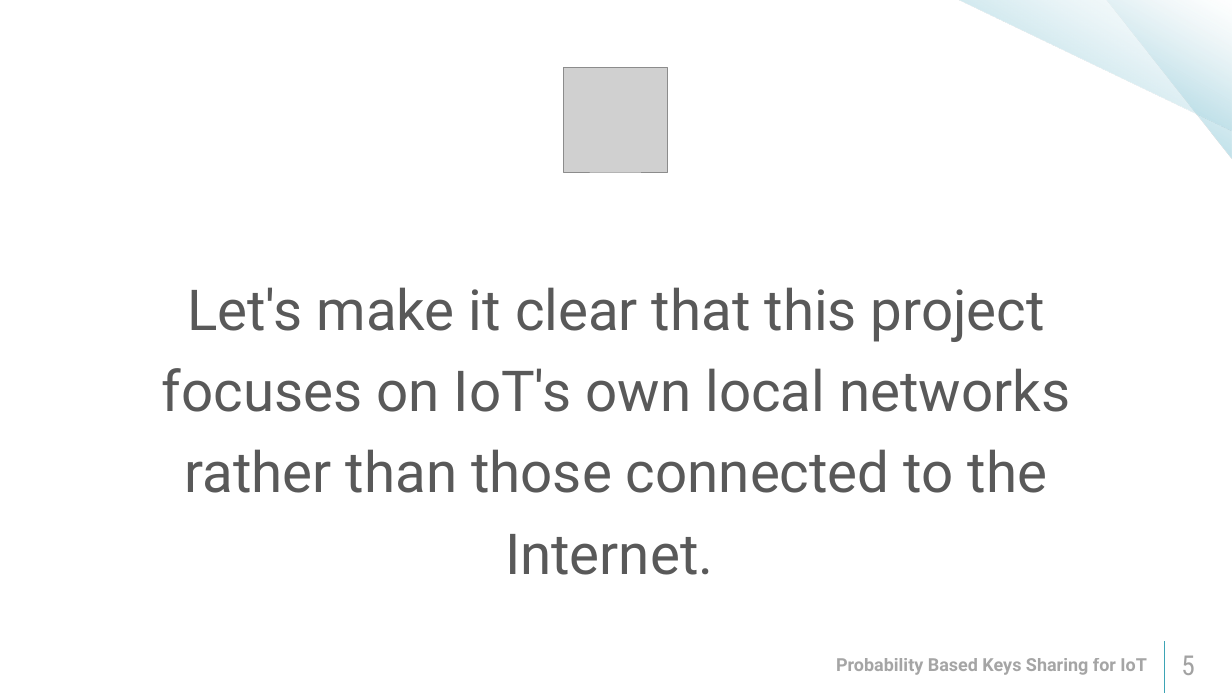
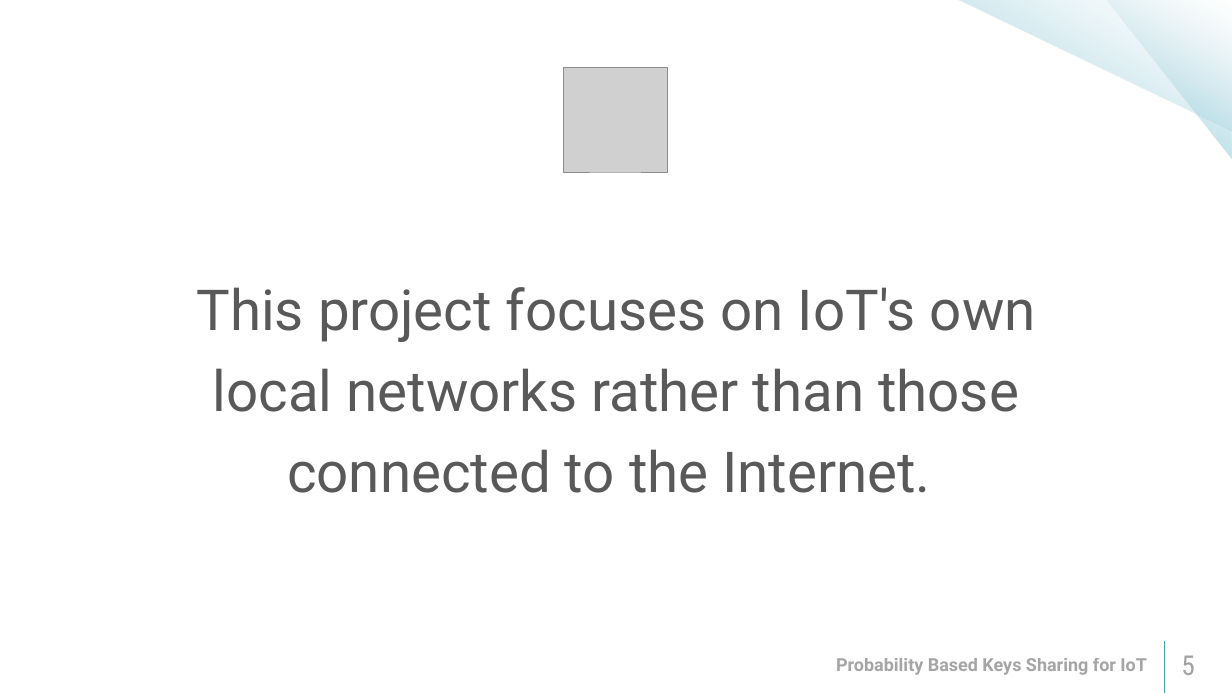
Before and after one commit to reutnagar/distributed-RSA-for-IoT, a slide deck: slide 5 of Docs/Submission/מצגת פרויקט גמר.pptx. Drawn at 1232x693 pixels with LibreOffice and Linux fonts; fonts in the diff are those of the drawing; grey boxes stand for pictures. Boxes give left, top, right and bottom in pixels: in the first picture for what was removed or moved away, otherwise in the second. Text is boxed around its words. In the diff, an @@ line names an element or a change of style, - is before the commit and + after.

```diff
--- a/Docs/Submission/מצגת פרויקט גמר.pptx
+++ b/Docs/Submission/מצגת פרויקט גמר.pptx
@@ text at [196,287,1036,493]: text changed @@
-Let's make it clear that this project focuses on IoT's own local networks rather than those connected to the Internet.
+This project focuses on IoT's own local networks rather than those connected to the Internet.
```
Also in this commit, not shown: 14 other slides changed, 1 slide added, 115 slides removed, 6 other files.
